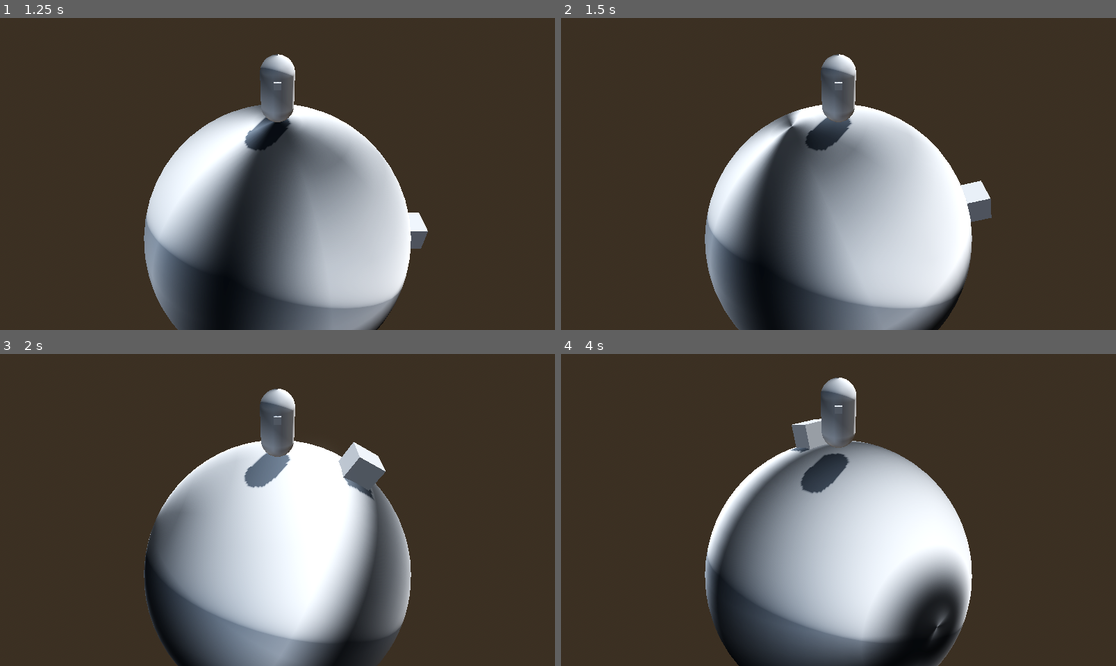
Above: before the commit, frames 1-4 (two rows, left to right).
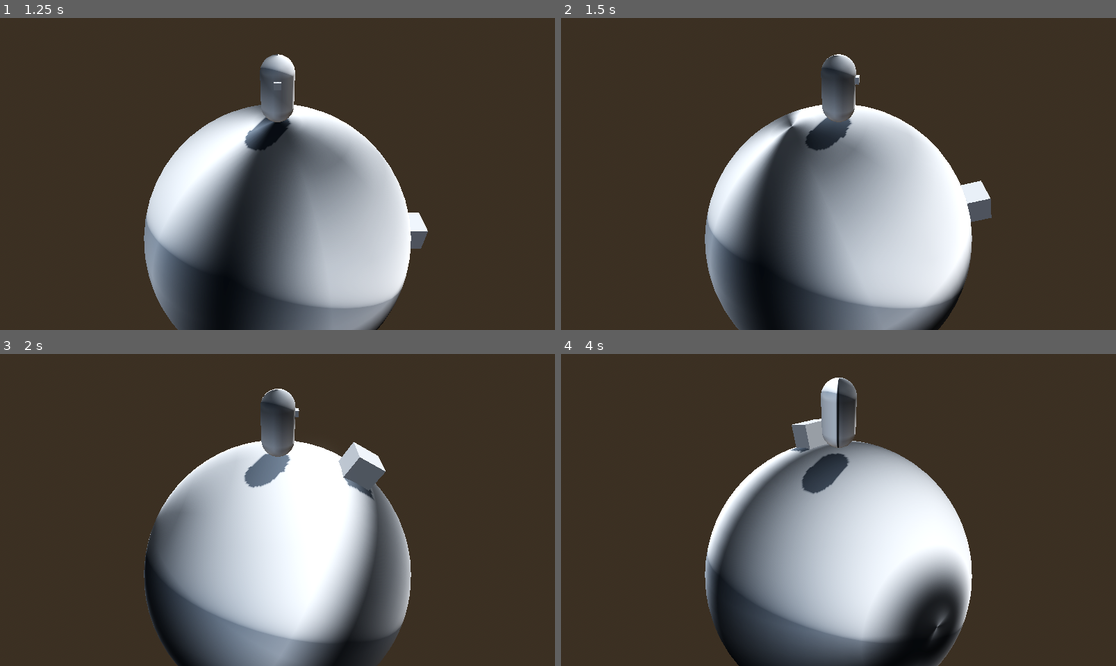
Above: after the commit, the same moments.

Repository: boner-cmd/effective-octo-pancake
Game: Godot game, scene res://Scenes/TitleScreen.tscn
Two runs of this game, one before a commit and one after it. Both use one fixed random seed, a clock stepped at 60 frames per second and the inputs below. The engine's default icon, where the game draws it, is replaced by a stand-in: a white triangle on a blue panel in a dark square.
Inputs (mouse positions are in pixels of both pictures, inside the frame that each line leads up to):
- Up to frame 1 (1.25 s): click (66, 149) at 0.5 s
- Up to frame 2 (1.5 s): hold D (right) from 1.28 s (still down)
- Up to frame 3 (2 s): keep holding D (right); tap Space (jump) at 1.52 s
- Up to frame 4 (4 s): release D (right) at 2.03 s; hold S (down) 2.03-2.78 s; tap Space (jump) at 2.27, 3.77 s; hold D (right) 2.78-3.53 s; hold W (up) from 3.53 s (still down)

Frame 1 is identical in both runs. In frame 2, 0.6% of the frame differs, in the area x 44-54%, y 11-43%; in frame 3, 0.6%; in frame 4, 1.0%, in the area x 43-54%, y 7-45%.

Commit message:
fixin' player orientation while traversing globe

Diff:
--- a/Character Scenes/character_body_3d.gd
+++ b/Character Scenes/character_body_3d.gd
@@ -2,12 +2,29 @@
 
 @export var gravity_strength :float = -12
 @export var jump_impulse:= 3.0
+var last_movement_direction := Vector3.FORWARD
 
 func _physics_process(delta: float) -> void:
 
+	var raw_input := Input.get_vector("left", "right", "up", "down")
+	var forward :=  Vector3.FORWARD
+	var right := Vector3.RIGHT
+	var move_direction := forward * raw_input.y + right * raw_input.x
+	move_direction.y = 0.0
+	move_direction = move_direction.normalized()
+
+	if move_direction.length() > 0.02:
+		last_movement_direction = move_direction
+	var target_angle = Vector3.FORWARD.signed_angle_to(last_movement_direction, Vector3.UP)
+	global_rotation.y = lerp_angle(global_rotation.y, -target_angle, 10*delta)
+
 	var y_velocity := velocity.y
-	velocity.y = 0
+	velocity.y = 0.0
+	velocity = velocity.move_toward(move_direction, delta)
 	velocity.y = y_velocity + gravity_strength * delta
+
+	position.x = 0.0
+	position.z = 0.0
 
 	var is_starting_jump := Input.is_action_pressed("jump") and is_on_floor()
 	if is_starting_jump:
--- a/Scenes/camera_origin.gd
+++ b/Scenes/camera_origin.gd
@@ -17,6 +17,10 @@
 # Called every frame. 'delta' is the elapsed time since the previous frame.
 func _physics_process(delta: float) -> void:
 
+
+
+
+
 	if Input.is_action_pressed("left"):
 		planet.global_rotate(Vector3.FORWARD, speed * delta)
 	if Input.is_action_pressed("right"):
